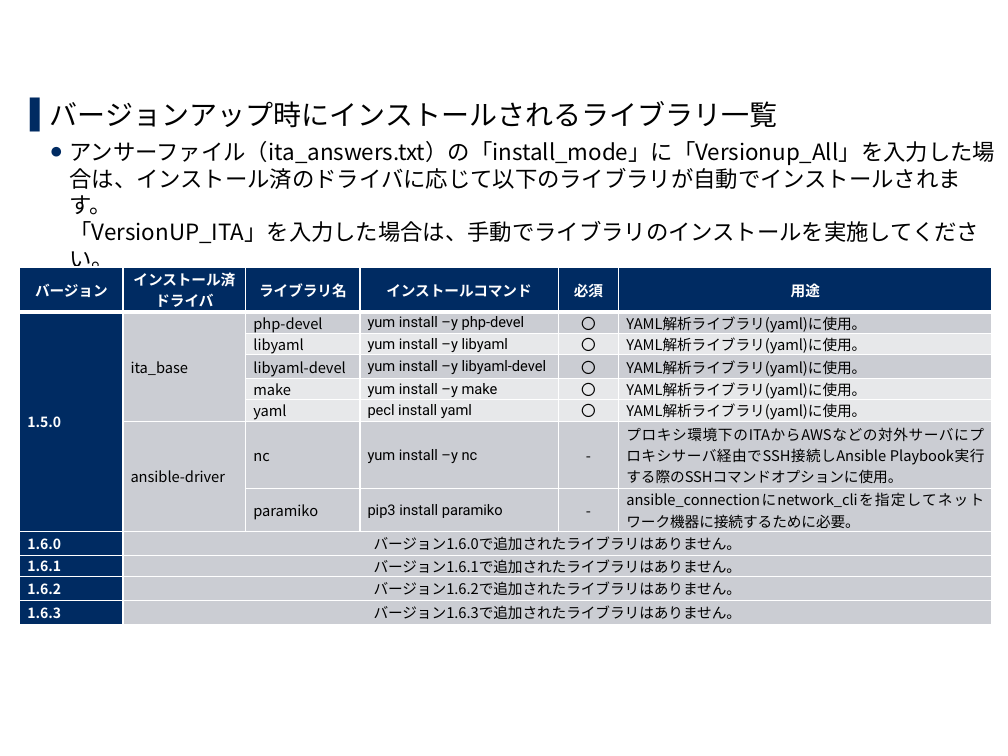
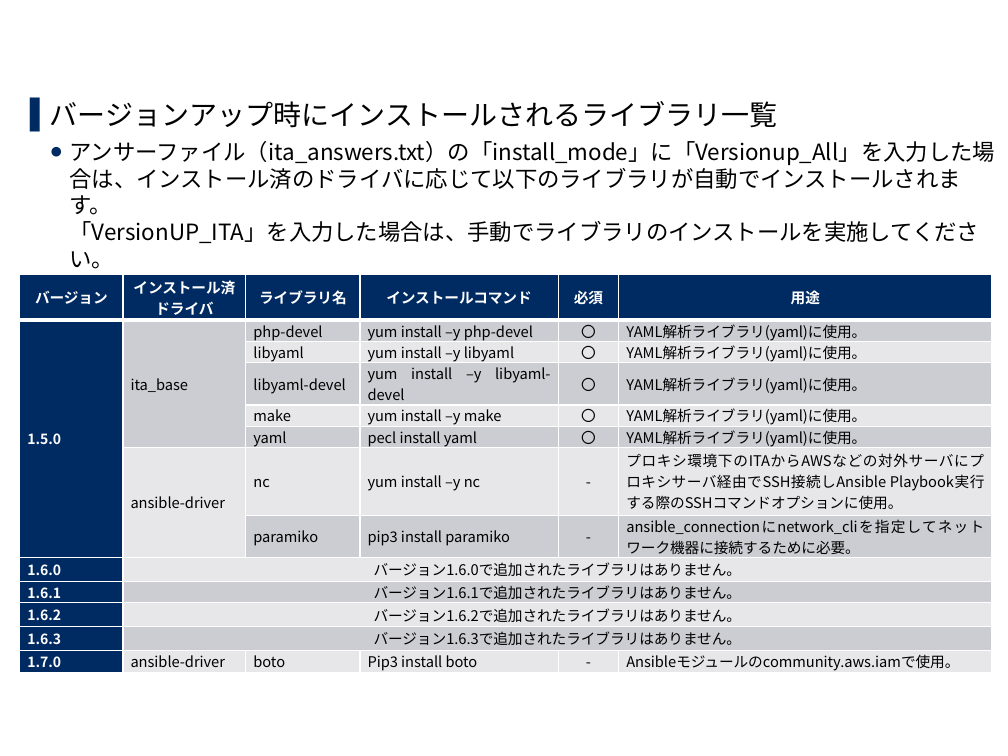
Before and after one commit to exastro-suite/it-automation-docs, a slide deck: slide 15 of asset/Learn_ja/ITA-version-up_ja.pptx. Drawn at 1008x756 pixels with LibreOffice and Linux fonts; fonts in the diff are those of the drawing; background and template pictures are left out. Boxes give left, top, right and bottom in pixels: in the first picture for what was removed or moved away, otherwise in the second. Text is boxed around its words. In the diff, an @@ line names an element or a change of style, - is before the commit and + after.

```diff
--- a/asset/Learn_ja/ITA-version-up_ja.pptx
+++ b/asset/Learn_ja/ITA-version-up_ja.pptx
@@ table at box(20, 275, 992, 675) @@
+row 13: 1.7.0 | ansible-driver | boto | Pip3 install boto | - | Ansibleモジュールのcommunity.aws.iamで使用。
@@ table: place and size @@
-table at box(20, 267, 992, 623)
+table at box(20, 275, 992, 675)
```
Also in this commit, not shown: 5 other slides changed, 21 other files.
